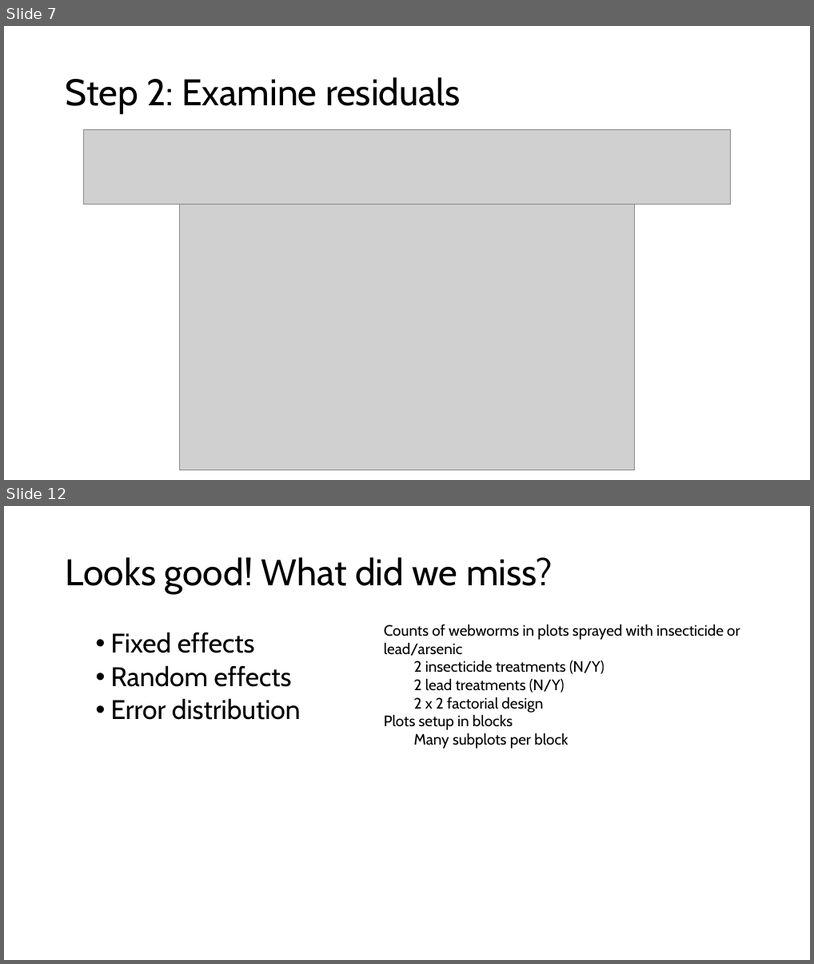
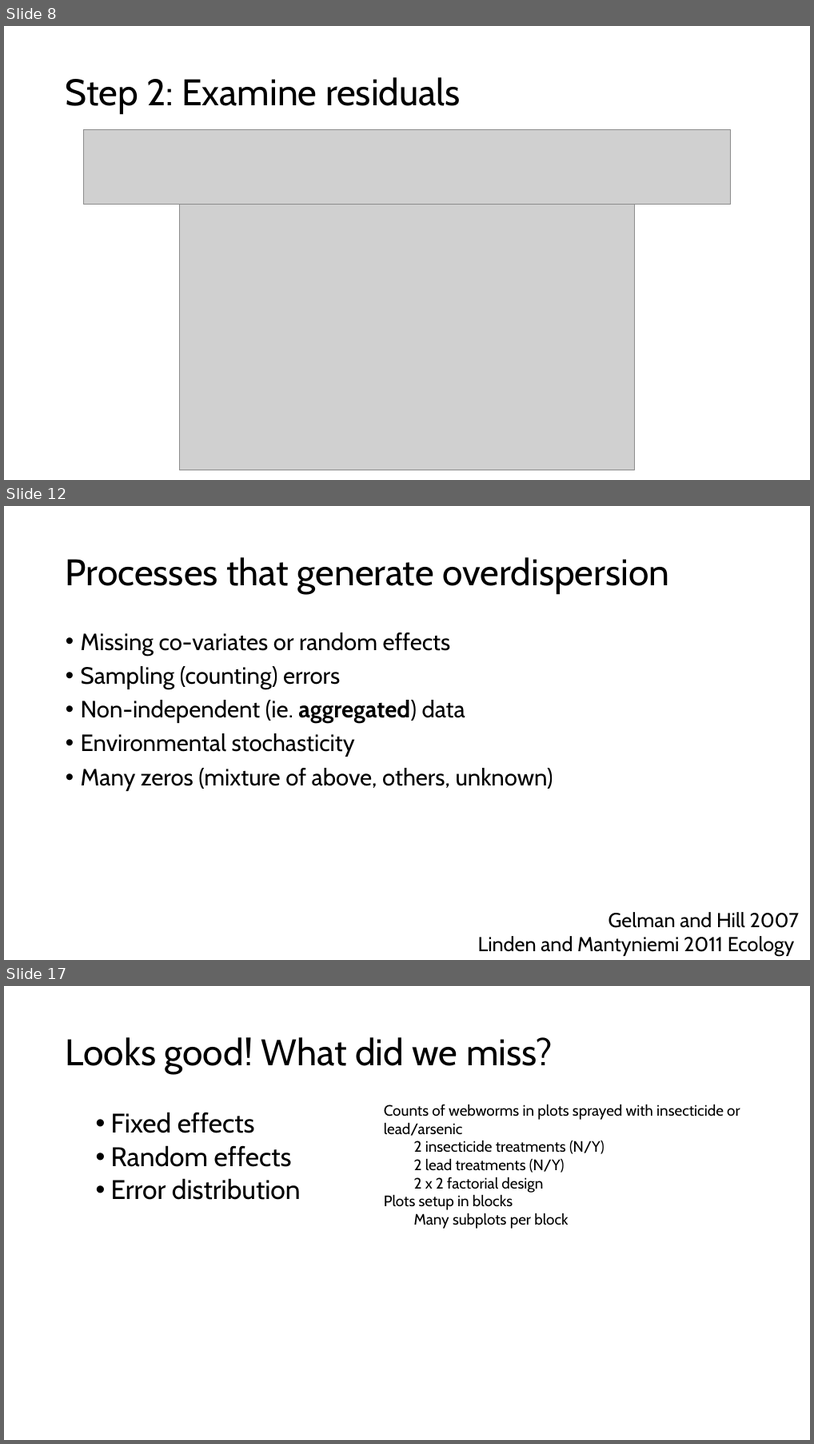
Before and after one commit to hahnp13/Workshops, a slide deck: Slides and materials/WorkedExample_GLMM_Counts.pptx. Shown one above the other, each under a label of ours: slides 7 and 12 before the commit, slides 8, 12 and 17 after it; the slides between them are not shown. The pictures are 814x964 and 814x1444 pixels, drawn with LibreOffice and Linux fonts; fonts in the diff are those of the drawing; grey boxes stand for pictures. Boxes give left, top, right and bottom in pixels: in the first picture for what was removed or moved away, otherwise in the second. Text is boxed around its words. In the diff, an @@ line names an element or a change of style, - is before the commit and + after.

```diff
--- a/Slides and materials/WorkedExample_GLMM_Counts.pptx
+++ b/Slides and materials/WorkedExample_GLMM_Counts.pptx
@@ slide 12 added at (x1=4, y1=506, x2=810, y2=960), background #FFFFFF @@
@@ title added at (x1=66, y1=557, x2=670, y2=594), 44 pt, text #000000 @@
+Processes that generate overdispersion
@@ text added at (x1=81, y1=632, x2=554, y2=791), 28 pt, text #000000 @@
+• Missing co-variates or random effects
+• Sampling (counting) errors
+• Non-independent (ie. aggregated) data
+• Environmental stochasticity
+• Many zeros (mixture of above, others, unknown)
@@ text added at (x1=478, y1=912, x2=800, y2=956), 24 pt, text #000000 @@
+Gelman and Hill 2007
+Linden and Mantyniemi 2011 Ecology
@@ what was slide 7 is now slide 8 @@
@@ what was slide 12 is now slide 17 @@
```
Also in this commit, not shown: 2 slides changed, 10 other slides added.
